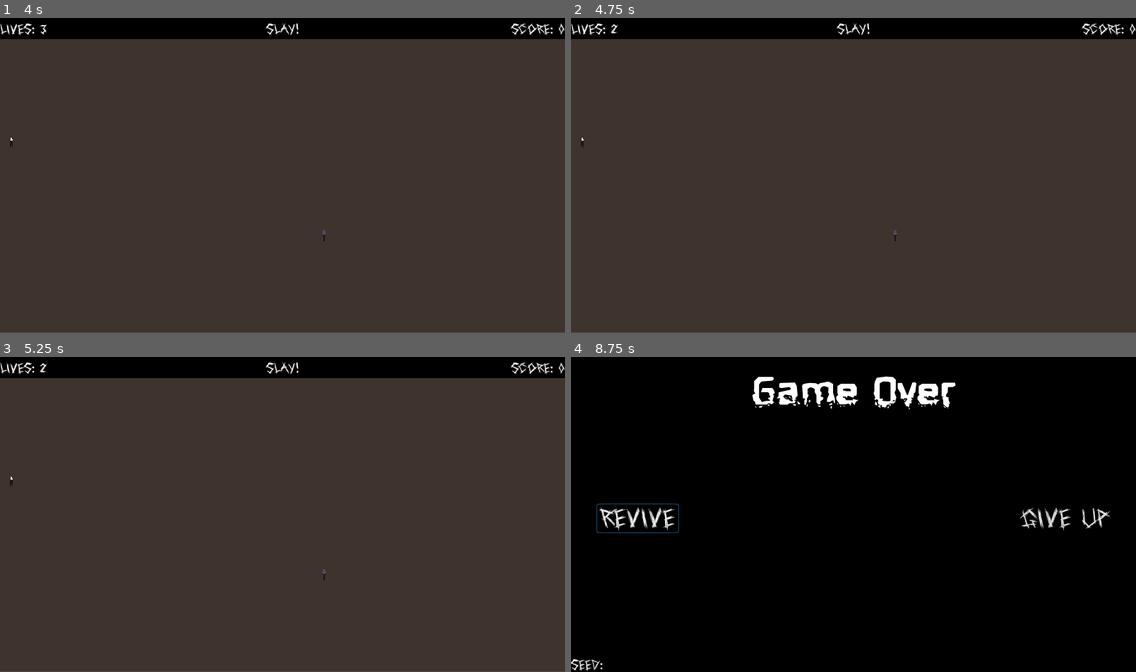
Above: before the commit, frames 1-4 (two rows, left to right).
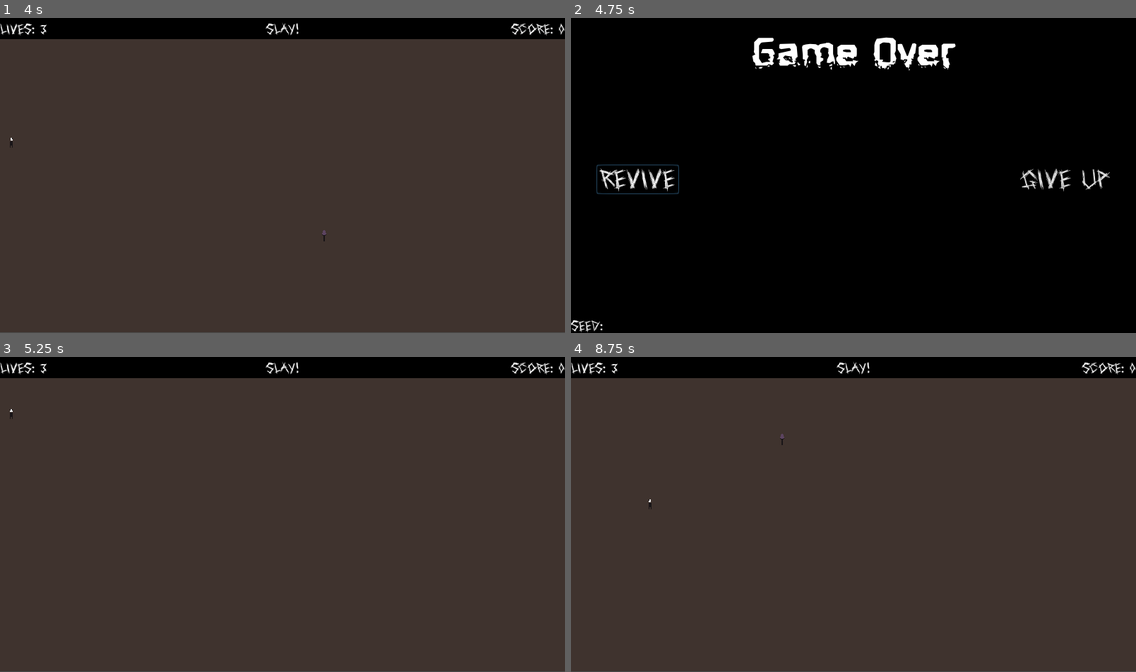
Above: after the commit, the same moments.

Repository: Academia-Team/Academia-Fall-of-the-Citadel
Game: Godot game, scene res://scene/intro.tscn
The game is run twice, just before and just after one commit, with the same random seed, the same clock (stepped at 60 frames per second) and the same inputs. Sound files missing from this copy of the repository are replaced by a short silence.
Inputs (mouse positions are in pixels of both pictures, inside the frame that each line leads up to):
- Up to frame 1 (4 s): tap Enter at 0.5, 2, 3.5 s; move the mouse to (406, 159) at 0.52 s; hold N (move_down_right) 0.53-1.28 s; tap Space (action) at 0.6, 1.25, 1.35, 2.3, 2.75, 2.85, 3.6 s; click (406, 159) at 0.67 s; move the mouse to (169, 191) at 1.27 s; hold Down (move_down) 1.28-2.03 s; move the mouse to (339, 106) at 2.02 s; hold N (move_down_right) 2.03-2.78 s; hold Ctrl (stay) 2.03-2.78 s; move the mouse to (254, 238) at 2.77 s; hold Up (move_up) 2.78-3.53 s; click (254, 238) at 2.92 s; move the mouse to (452, 222) at 3.52 s; hold B (move_down_left) from 3.53 s (still down)
- Up to frame 2 (4.75 s): keep holding B (move_down_left); tap Delete (suicide) at 4.15 s; move the mouse to (684, 128) at 4.27 s; tap Ctrl (stay) at 4.35 s; tap Space (action) at 4.55 s
- Up to frame 3 (5.25 s): release B (move_down_left) at 5 s; click (67, 517) at 5 s, where only the run after the commit has a clickable "Revive"
- Up to frame 4 (8.75 s): tap Space (action) at 5.75, 5.85, 6.6, 7.55, 8.1 s; move the mouse to (881, 514) at 5.77 s; hold Down (move_down) 5.78-6.53 s; click (881, 514) at 5.92 s; move the mouse to (768, 432) at 6.52 s; hold N (move_down_right) 6.53-7.28 s; move the mouse to (977, 498) at 7.27 s; hold Up (move_up) 7.28-8.03 s; hold Ctrl (stay) 7.28-8.03 s; move the mouse to (740, 530) at 8.02 s; hold N (move_down_right) from 8.03 s (still down); click (740, 530) at 8.17 s

Frame 1 is identical in both runs. In frame 2, 94% of the frame differs, in the area x 0-100%, y 1-100%; in frame 3, less than 0.1%; in frame 4, 94%.
Error in both runs: Invalid call. Nonexistent function 'set_seed_val' in base 'ColorRect (gameover.gd)'. (res://scene/gamegrid.gd:146)

Commit message:
Simplify player kill code

Diff:
--- a/scene/player.gd
+++ b/scene/player.gd
@@ -30,9 +30,8 @@
 	$move_timer.set_paused(false)
 
 func kill():
-	while lives > 0:
-		hurt()
-		yield($immunity_timer, "timeout")
+	lives = 1
+	hurt()
 
 func pos_in_bounds(pos):
 	return pos.x >= bounds.left && pos.x <= bounds.right && \
